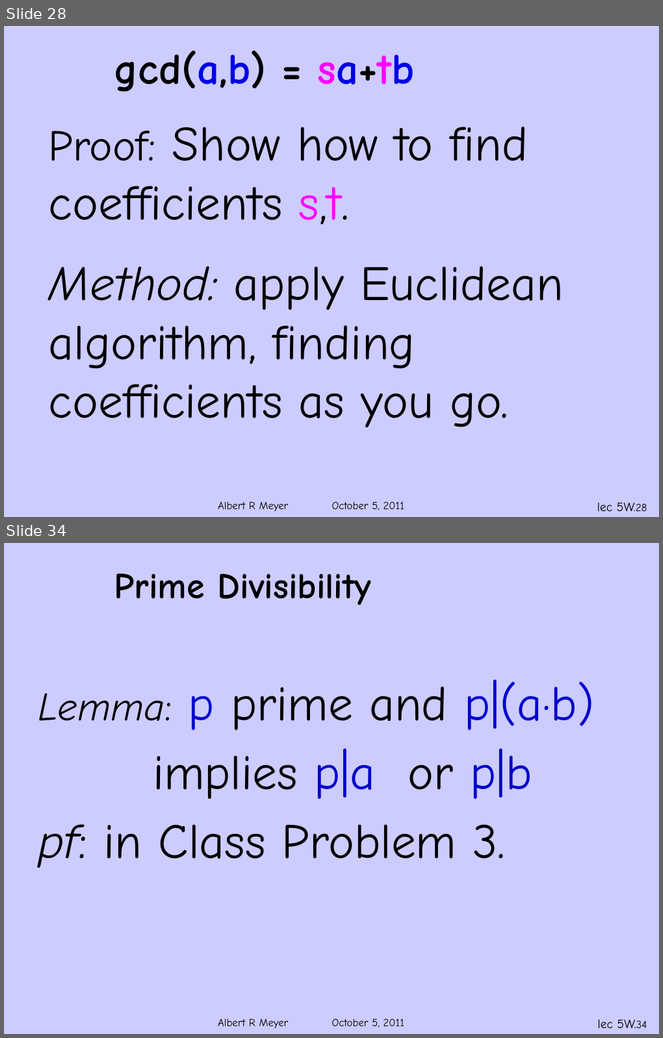
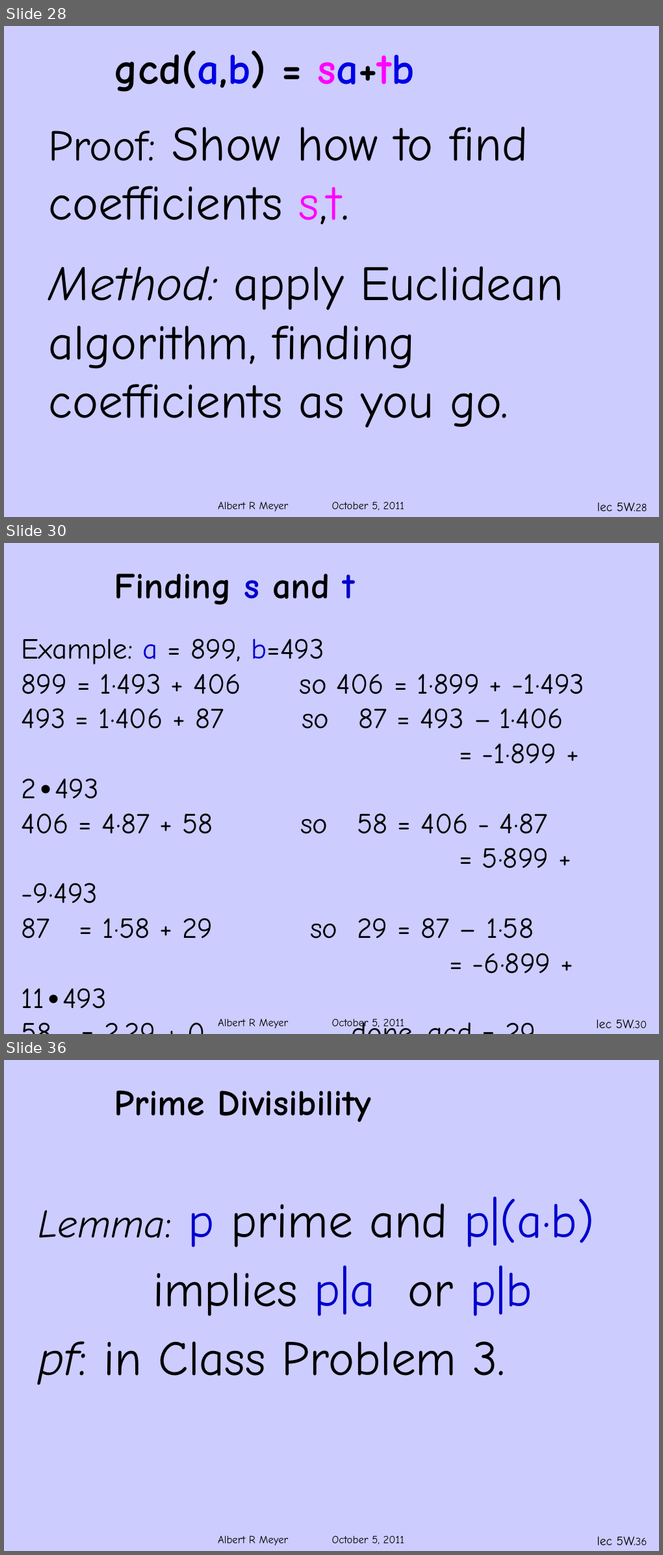
Before and after one commit to armeyer/mcs_web, a slide deck: fall11/slidesF11/slides5w.pptx. Shown one above the other, each under a label of ours: slides 28 and 34 before the commit, slides 28, 30 and 36 after it; the slides between them are not shown. The pictures are 663x1038 and 663x1555 pixels, drawn with LibreOffice and Linux fonts; fonts in the diff are those of the drawing; background and template pictures are left out. Boxes give left, top, right and bottom in pixels: in the first picture for what was removed or moved away, otherwise in the second. Text is boxed around its words. In the diff, an @@ line names an element or a change of style, - is before the commit and + after.

Commit message:
slides5w

```diff
--- a/fall11/slidesF11/slides5w.pptx
+++ b/fall11/slidesF11/slides5w.pptx
@@ slide 30 added at [4,543,659,1034], background #CCCCFF; not listed: 1 template element that a slide beside it also shows @@
@@ title added at [114,574,355,605], 40 pt, text #000000, bold @@
+Finding s and t
@@ text added at [22,639,585,1009], 32 pt, text #000000 @@
+Example: a = 899, b=493
+899 = 1·493 + 406 so 406 = 1·899 + -1·493
+493 = 1·406 + 87 so 87 = 493 – 1·406
+= -1·899 + 2∙493
+406 = 4·87 + 58 so 58 = 406 - 4·87
+= 5·899 + -9·493
+87 = 1·58 + 29 so 29 = 87 – 1·58
+= -6·899 + 11∙493
+58 = 2·29 + 0 done, gcd = 29
@@ page number added at [596,1019,648,1029], 14 pt, text #000000 @@
+lec 5W.30
@@ what was slide 34 is now slide 36 @@
@@ page number at [597,1536,648,1546]: text changed @@
-lec 5W.34
+lec 5W.36
```
Also in this commit, not shown: 2 slides changed, 1 other slide added.
